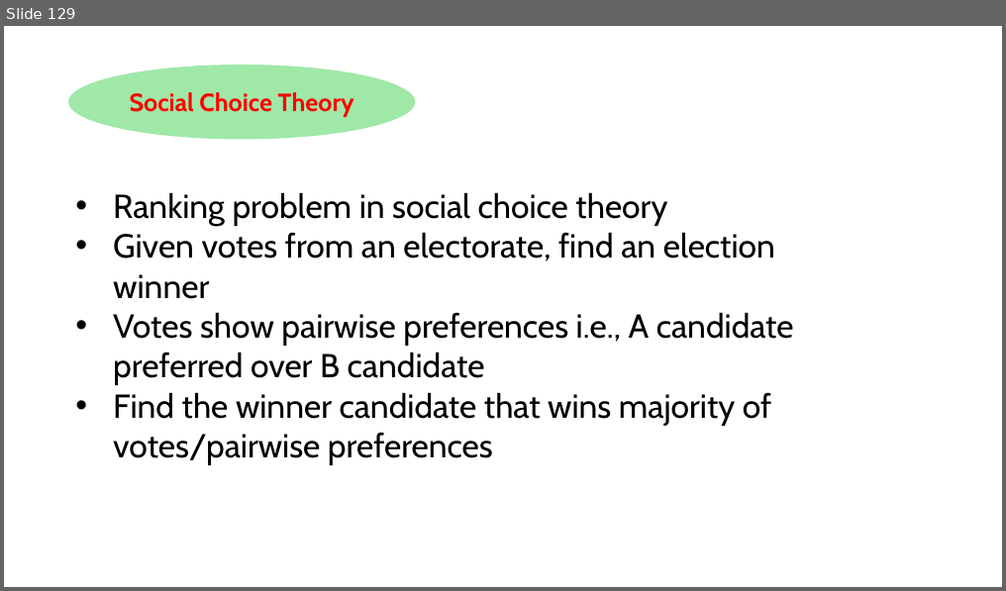
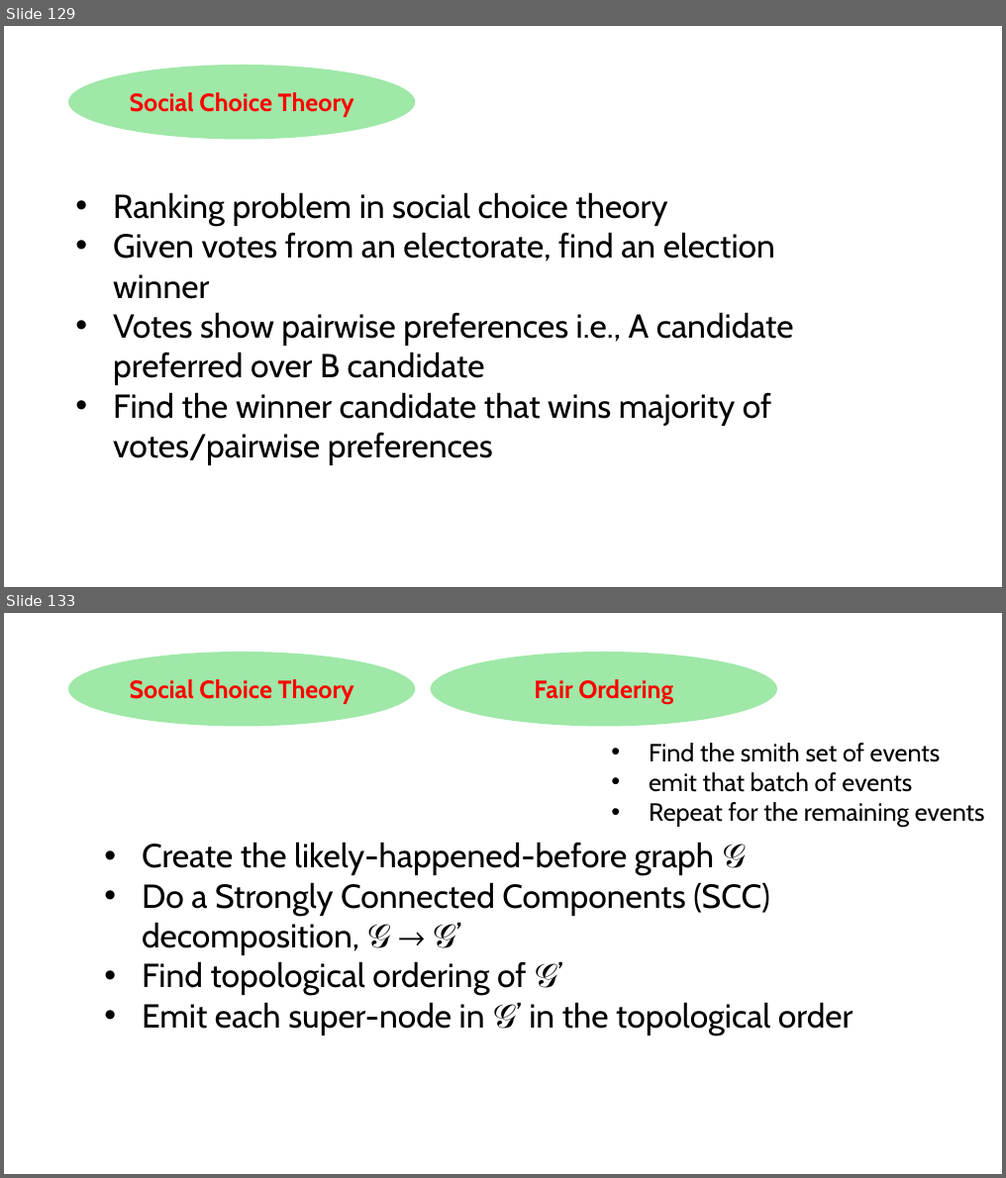
Before and after one commit to HaseebLUMS/Onyx-Presentation, a slide deck: thesis-latency-fairness.pptx. Shown one above the other, each under a label of ours: slide 129 before the commit, slides 129 and 133 after it; the slides between them are not shown. The pictures are 1006x591 and 1006x1178 pixels, drawn with LibreOffice and Linux fonts; fonts in the diff are those of the drawing. Boxes give left, top, right and bottom in pixels: in the first picture for what was removed or moved away, otherwise in the second. Text is boxed around its words. In the diff, an @@ line names an element or a change of style, - is before the commit and + after.

```diff
--- a/thesis-latency-fairness.pptx
+++ b/thesis-latency-fairness.pptx
@@ slide 133 added at (4, 613, 1002, 1174), background #FFFFFF @@
@@ ellipse added at (68, 652, 415, 727), fill #47D45A at 52% opacity, 24 pt, text #FF0000, bold @@
+Social Choice Theory
@@ ellipse added at (431, 652, 777, 727), fill #47D45A at 52% opacity, 24 pt, text #FF0000, bold @@
+Fair Ordering
@@ text added at (648, 743, 985, 827), 24 pt, text #000000 @@
+• Find the smith set of events
+• emit that batch of events
+• Repeat for the remaining events
@@ text added at (142, 842, 852, 1036), 32 pt, text #000000 @@
+• Create the likely-happened-before graph 𝒢
+• Do a Strongly Connected Components (SCC) decomposition, 𝒢 → 𝒢’
+• Find topological ordering of 𝒢’
+• Emit each super-node in 𝒢’ in the topological order
```
Also in this commit, not shown: 5 slides changed, 4 other slides added, 2 other files.
